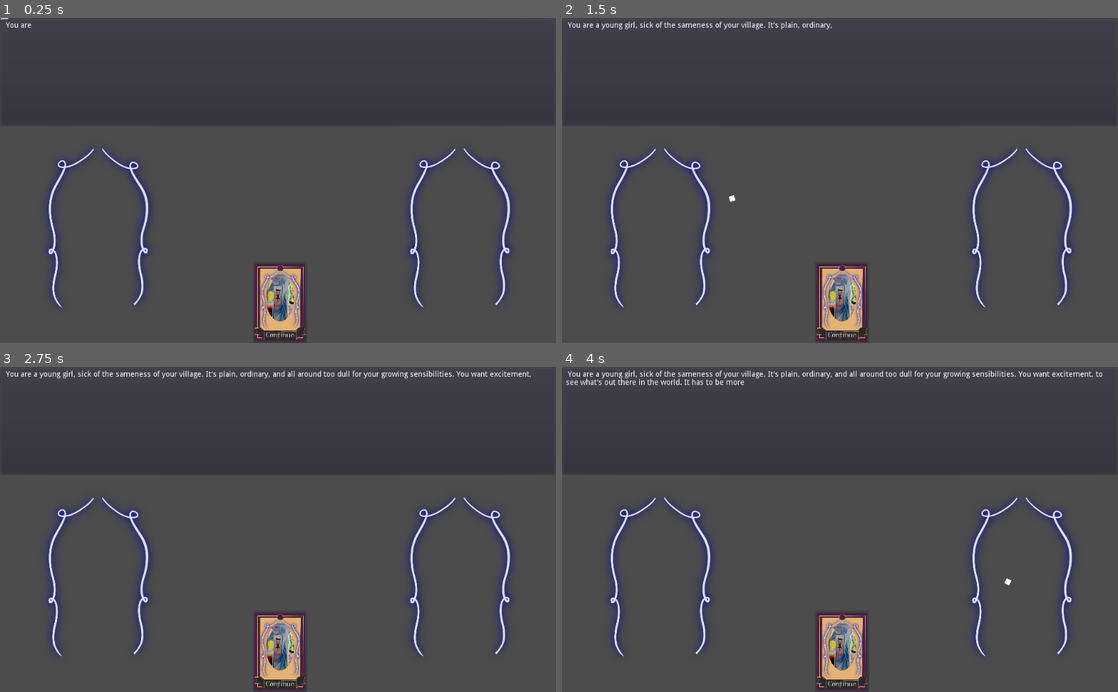
Above: before the commit, frames 1-4 (two rows, left to right).
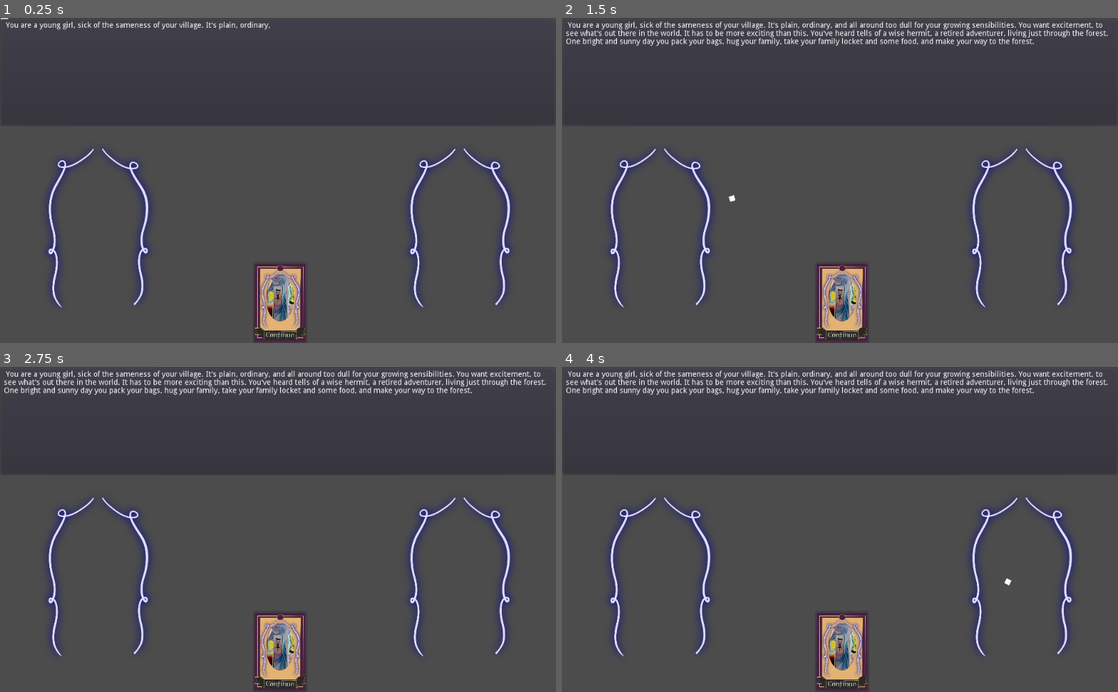
Above: after the commit, the same moments.

Repository: AngelOnFira/ggj-2022
Game: Godot game, scene res://Main.tscn
The game is run twice, just before and just after one commit, with the same random seed, the same clock (stepped at 60 frames per second) and the same inputs.
Inputs (mouse positions are in pixels of both pictures, inside the frame that each line leads up to):
- Up to frame 1 (0.25 s): no input
- Up to frame 2 (1.5 s): move the mouse to (840, 304) at 0.52 s; click (840, 304) at 0.6 s; move the mouse to (728, 196) at 1.27 s; click (728, 196) at 1.35 s
- Up to frame 3 (2.75 s): move the mouse to (333, 458) at 2.02 s; click (333, 458) at 2.1 s
- Up to frame 4 (4 s): move the mouse to (812, 594) at 2.77 s; click (812, 594) at 2.85 s; move the mouse to (1006, 578) at 3.52 s; click (1006, 578) at 3.6 s

The runs differ from the first frame. In frame 1, 0.3% of the frame differs, in the area x 6-49%, y 1-4%; in frame 2, 2.0%, in the area x 0-99%, y 1-9%; in frame 3, 1.6%; in frame 4, 1.3%.

Commit message:
Fixed errors

Diff:
--- a/Card.tscn
+++ b/Card.tscn
@@ -131,16 +131,16 @@
 margin_bottom = 293.0
 mouse_filter = 2
 
-[node name="WolfCub" type="Control" parent="Card"]
-visible = false
-anchor_right = 1.0
-anchor_bottom = 1.0
-mouse_filter = 2
-__meta__ = {
-"_edit_use_anchors_": false
-}
-
-[node name="Mountain" type="TextureRect" parent="Card/WolfCub"]
+[node name="Cub" type="Control" parent="Card"]
+visible = false
+anchor_right = 1.0
+anchor_bottom = 1.0
+mouse_filter = 2
+__meta__ = {
+"_edit_use_anchors_": false
+}
+
+[node name="Mountain" type="TextureRect" parent="Card/Cub"]
 anchor_right = 1.0
 anchor_bottom = 1.0
 texture = ExtResource( 10 )
@@ -150,7 +150,7 @@
 "_edit_use_anchors_": false
 }
 
-[node name="Stars" type="TextureRect" parent="Card/WolfCub"]
+[node name="Stars" type="TextureRect" parent="Card/Cub"]
 anchor_right = 1.0
 anchor_bottom = 1.0
 texture = ExtResource( 5 )
@@ -160,7 +160,7 @@
 "_edit_use_anchors_": false
 }
 
-[node name="WolfCub" type="TextureRect" parent="Card/WolfCub"]
+[node name="WolfCub" type="TextureRect" parent="Card/Cub"]
 anchor_right = 1.0
 anchor_bottom = 1.0
 texture = ExtResource( 3 )
--- a/Import.gd
+++ b/Import.gd
@@ -2,20 +2,8 @@
 extends Node
 
 export var run_import = false setget do_run_import
-# onready var card_script = preload("res://Prototype/CardComponent.gd")
 
 var file
-
-
-# Called when the node enters the scene tree for the first time.
-func _ready():
-	pass
-
-
-# Called every frame. 'delta' is the elapsed time since the previous frame.
-# func _process(delta):
-# 	print("test2")
-# 	add_child(Node.new()).set_owner(get_tree().get_edited_scene_root())
 
 
 func import():
--- a/MouseCards.gd
+++ b/MouseCards.gd
@@ -61,9 +61,6 @@
 	self.action = ""
 	self.is_in_area = false
 
-	print(card.card_left_text)
-	print(card.card_right_text)
-
 	# Set the text on the decisions
 	var left_decision = get_parent().get_node("VBoxContainer/CardSlots/DecisionAreaLeft")
 	left_decision.set_text(card.card_left_text)
--- a/Narrator.gd
+++ b/Narrator.gd
@@ -1,11 +1,12 @@
 extends PanelContainer
 
-var text_in_field:String = ""
-var current_text:String = ""
-var text_to_add:Array= []
-var culmitive_delta:float = 0.0
-export var update_speed:float = 0.1
-var current_index_in_text_to_add:int = 0
+var text_in_field: String = ""
+var current_text: String = ""
+var text_to_add: Array = []
+var culmitive_delta: float = 0.0
+export var update_speed: float = 0
+var current_index_in_text_to_add: int = 0
+
 
 # Called when the node enters the scene tree for the first time.
 func _ready():
@@ -14,9 +15,9 @@
 
 # Called every frame. 'delta' is the elapsed time since the previous frame.
 func _process(delta):
-	var update_flag:bool = false
+	var update_flag: bool = false
 	self.culmitive_delta = self.culmitive_delta + delta
-	if culmitive_delta > update_speed :
+	if culmitive_delta > update_speed:
 		self.culmitive_delta = self.culmitive_delta - self.update_speed
 		update_flag = true
 
@@ -25,34 +26,52 @@
 
 	if self.current_index_in_text_to_add >= len(self.text_to_add[0]["text"]):
 		self.current_index_in_text_to_add = 0
-		self.current_text = "[" + text_to_add[0]["format"] + "]" + cumulate_string(text_to_add[0]["text"],0,len(text_to_add[0]["text"])-1) + "[/" + text_to_add[0]["format"] + "]"
-		self.text_in_field = self.text_in_field  + self.current_text + "\n\n"
+		self.current_text = (
+			"["
+			+ text_to_add[0]["format"]
+			+ "]"
+			+ cumulate_string(text_to_add[0]["text"], 0, len(text_to_add[0]["text"]) - 1)
+			+ "[/"
+			+ text_to_add[0]["format"]
+			+ "]"
+		)
+		self.text_in_field = self.text_in_field + self.current_text + "\n\n"
 		self.current_text = ""
 		self.text_to_add.pop_front()
 
 	if update_flag and len(self.text_to_add) > 0:
+		var temp = cumulate_string(text_to_add[0]["text"], 0, self.current_index_in_text_to_add)
+		self.current_text = (
+			"["
+			+ text_to_add[0]["format"]
+			+ "]"
+			+ cumulate_string(text_to_add[0]["text"], 0, self.current_index_in_text_to_add)
+			+ "[/"
+			+ text_to_add[0]["format"]
+			+ "]"
+			+ "\n\n"
+		)
 
-		var temp = cumulate_string(text_to_add[0]["text"],0,self.current_index_in_text_to_add)
-		self.current_text =  "[" + text_to_add[0]["format"] + "]" + cumulate_string(text_to_add[0]["text"],0,self.current_index_in_text_to_add) + "[/" + text_to_add[0]["format"] + "]" +"\n\n"
-
-		self.current_index_in_text_to_add = self.current_index_in_text_to_add+1
+		self.current_index_in_text_to_add = self.current_index_in_text_to_add + 1
 		update_flag = false
 
 	$TextLabel.bbcode_text = self.text_in_field + self.current_text
 
-func cumulate_string(array:PoolStringArray,start:int,end:int,delimiter:String = " "):
+
+func cumulate_string(array: PoolStringArray, start: int, end: int, delimiter: String = " "):
 	var text = ""
 	if len(array) <= 0:
 		return text
 	if len(array) < end or end < 0:
-		end = len(array)-1
+		end = len(array) - 1
 	if len(array) < start or start <= 0:
 		start = 0
 
-	for i in range(start,end+1):
+	for i in range(start, end + 1):
 		text = text + delimiter + String(array[i])
 
 	return text
+
 
 # clears field of all text
 func clear():
@@ -66,5 +85,5 @@
 func append_text(text: String, align: String = "b"):
 	#var insert_text = "[" + align + "]" + text + "[/" + align + "]"
 	#$TextLabel.bbcode_text = $TextLabel.text + "\n" + insert_text
-	text_to_add.append({"format":align,"text":text.split(" ")})
+	text_to_add.append({"format": align, "text": text.split(" ")})
 	pass
--- a/Prototype/CardData.gd
+++ b/Prototype/CardData.gd
@@ -14,11 +14,3 @@
 	self.left_pointer = left_pointer
 	self.right_pointer = right_pointer
 	self.id = id
-
-
-func print_data():
-	print(self.left_text)
-	print(self.right_text)
-	print(self.left_pointer)
-	print(self.right_pointer)
-	print(self.id)
--- a/Prototype/Page.gd
+++ b/Prototype/Page.gd
@@ -17,8 +17,6 @@
 func _ready():
 	set_card_data()
 	self.add_to_group("pages")
-	print(self.name)
-	print(_card_data)
 
 
 # Transitions to the next page specified by the next_page
@@ -47,16 +45,13 @@
 
 	# Card : We have a card as a child with the card name
 	else:
-		print("1", card.name)
-		print("1", card.continue_left)
-		print(get_node(card.continue_left))
 		if side == "left":
 			self.next_page = card.get_node(card.continue_left)
 		elif side == "right":
 			self.next_page = card.get_node(card.continue_right)
 
 	if self.next_page == null:
-		print("Next page is still null!")
+		print("Error: Next page is still null!")
 
 	_change_page()
 
@@ -81,8 +76,4 @@
 
 
 func get_cards():
-	# Get all the children of
-	print("card data")
-	for card in self._card_data:
-		print(card, " ", _card_data[card].print_data())
 	return self._card_data.values()
--- a/card.gd
+++ b/card.gd
@@ -31,6 +31,8 @@
 	for child in $Card.get_children():
 		child.hide()
 
+	print("Trying to show ", id)
+
 	# Show the requested child
 	$Card.get_node(id).show()
 
--- a/master.gd
+++ b/master.gd
@@ -58,7 +58,6 @@
 		card.rect_scale = Vector2(0.5, 0.5)
 
 		# Set the art on the card
-		print("card ", card.card_id)
 		card.set_card_type(card.card_id)
 
 		print("master.gd creating --- ", page_card)
